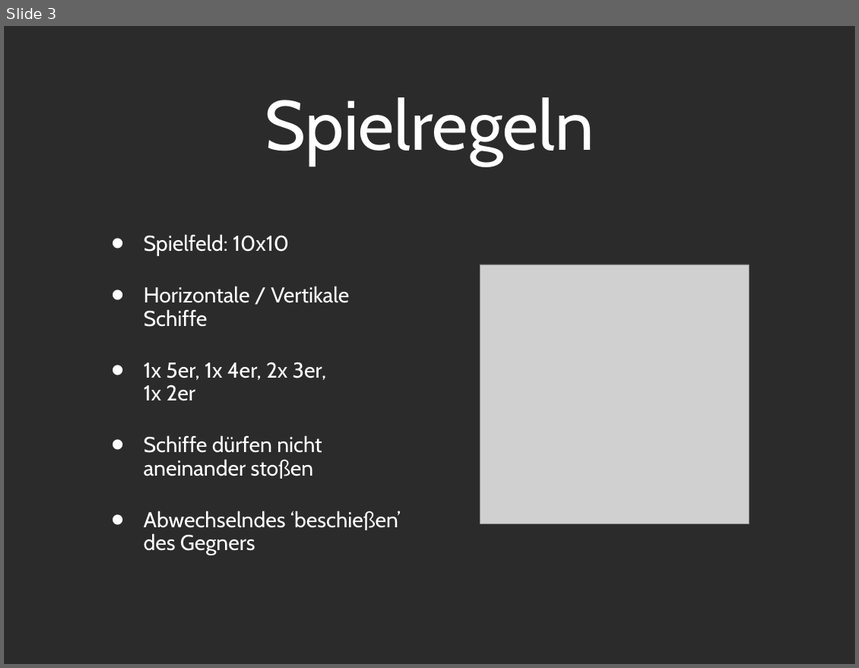
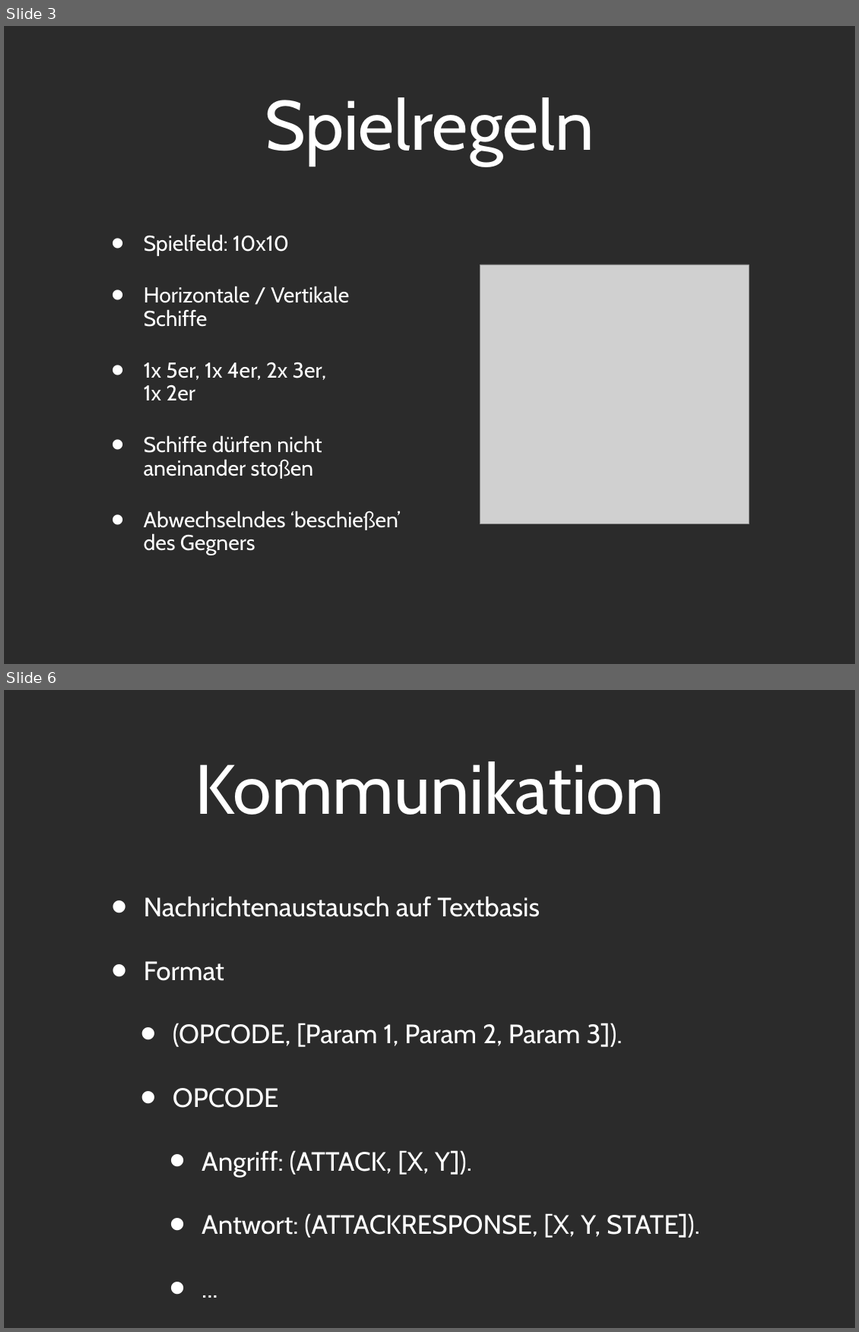
Before and after one commit to Tsopic/ai-battleship, a slide deck: Präsentation/Presentation_PPT.ppt. Shown one above the other, each under a label of ours: slide 3 before the commit, slides 3 and 6 after it; the slides between them are not shown. The pictures are 859x668 and 859x1332 pixels, drawn with LibreOffice and Linux fonts; fonts in the diff are those of the drawing; grey boxes stand for pictures; background and template pictures are left out; a plain dark background stands for a picture behind light text. Boxes give left, top, right and bottom in pixels: in the first picture for what was removed or moved away, otherwise in the second. Text is boxed around its words. In the diff, an @@ line names an element or a change of style, - is before the commit and + after.

```diff
--- a/Präsentation/Presentation_PPT.ppt
+++ b/Präsentation/Presentation_PPT.ppt
@@ slide 6 added at bbox=[4, 690, 855, 1328], background picture (left out) @@
@@ title added at bbox=[196, 761, 664, 815], 84 pt, text #FFFFFF @@
+Kommunikation
@@ text added at bbox=[144, 896, 700, 1238], 32 pt, text #FFFFFF @@
+• Nachrichtenaustausch auf Textbasis
+• Format
+  • (OPCODE, [Param 1, Param 2, Param 3]).
+  • OPCODE
+    • Angriff: (ATTACK, [X, Y]).
+    • Antwort: (ATTACKRESPONSE, [X, Y, STATE]).
+    • ...
```
Also in this commit, not shown: 1 slide changed, 5 other slides added, 1 slide removed, 1 other file.
